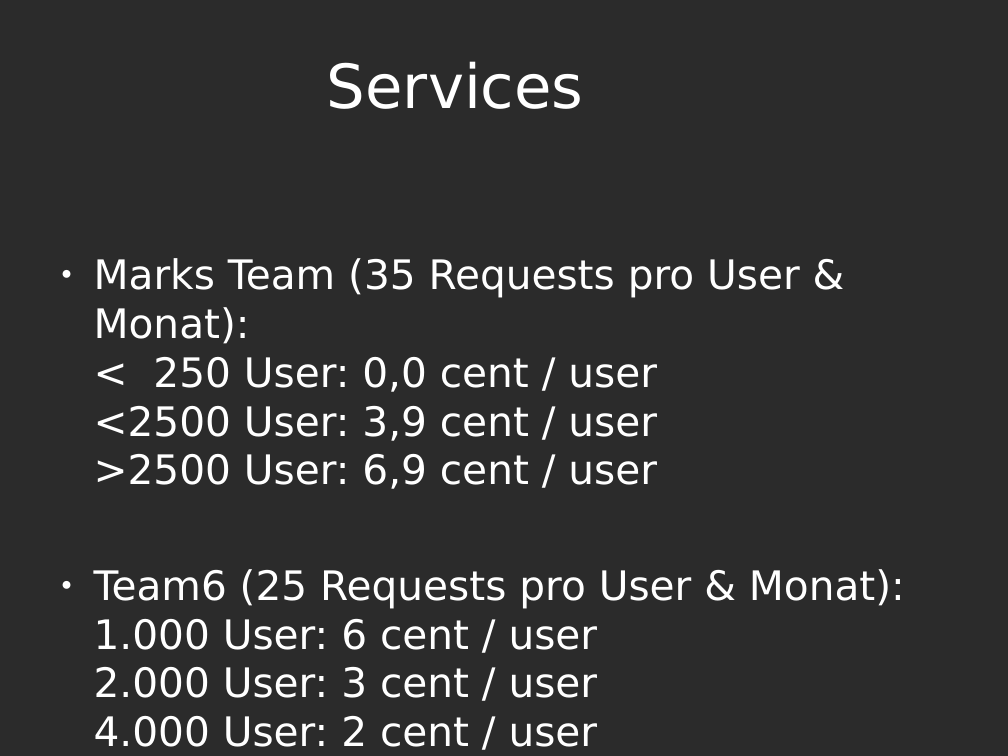
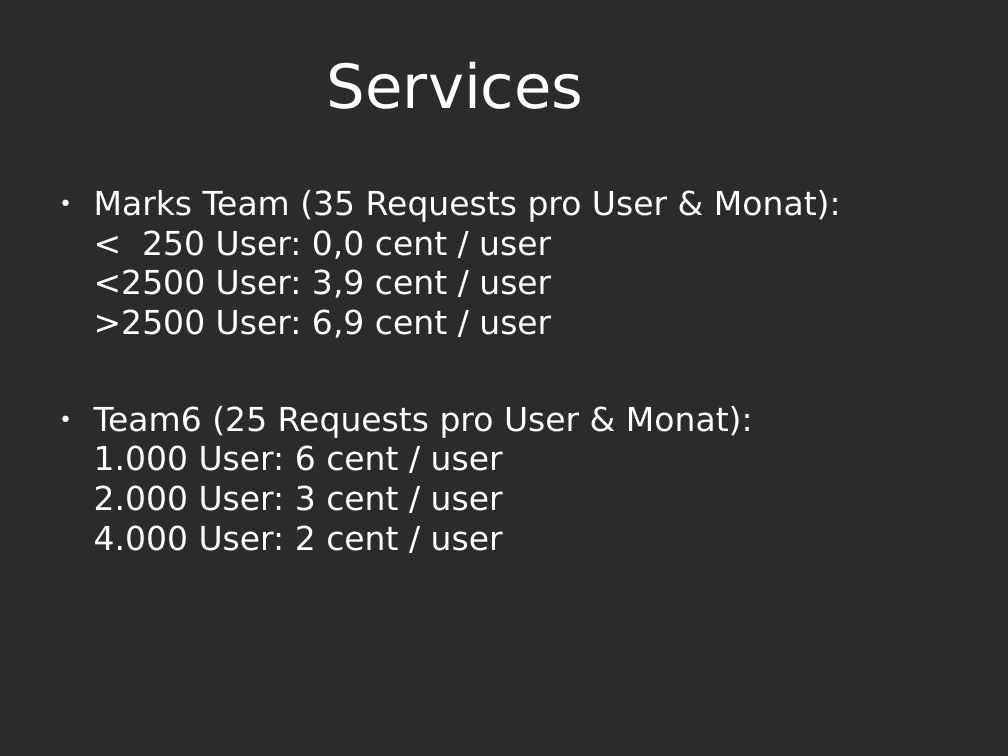
Before and after one commit to Slaan/seic, a slide deck: slide 10 of doku/1 - Projektleitung/3 - Präsentationen und Berichte/Financing/Financing.odp. Drawn at 1008x756 pixels with LibreOffice and Linux fonts; fonts in the diff are those of the drawing; background and template pictures are left out; a plain dark background stands for a picture behind light text. Boxes give left, top, right and bottom in pixels: in the first picture for what was removed or moved away, otherwise in the second. Text is boxed around its words. In the diff, an @@ line names an element or a change of style, - is before the commit and + after.

```diff
--- a/doku/1 - Projektleitung/3 - Präsentationen und Berichte/Financing/Financing.odp
+++ b/doku/1 - Projektleitung/3 - Präsentationen und Berichte/Financing/Financing.odp
@@ text "Marks Team (35 Requests pro ..." at <box>94,190,841,551</box>: size 32 to 26 pt @@
```
Also in this commit, not shown: 7 other slides changed.
